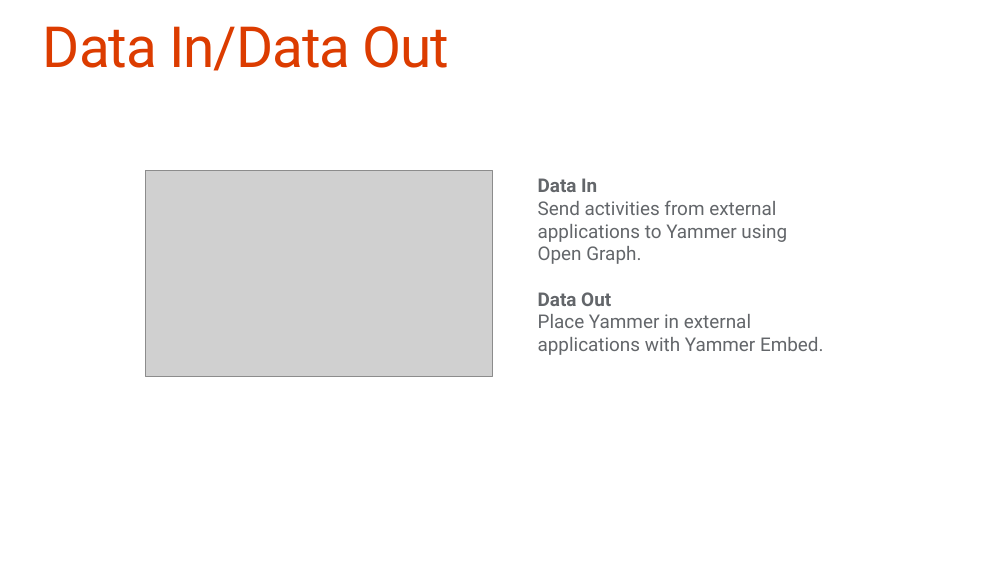
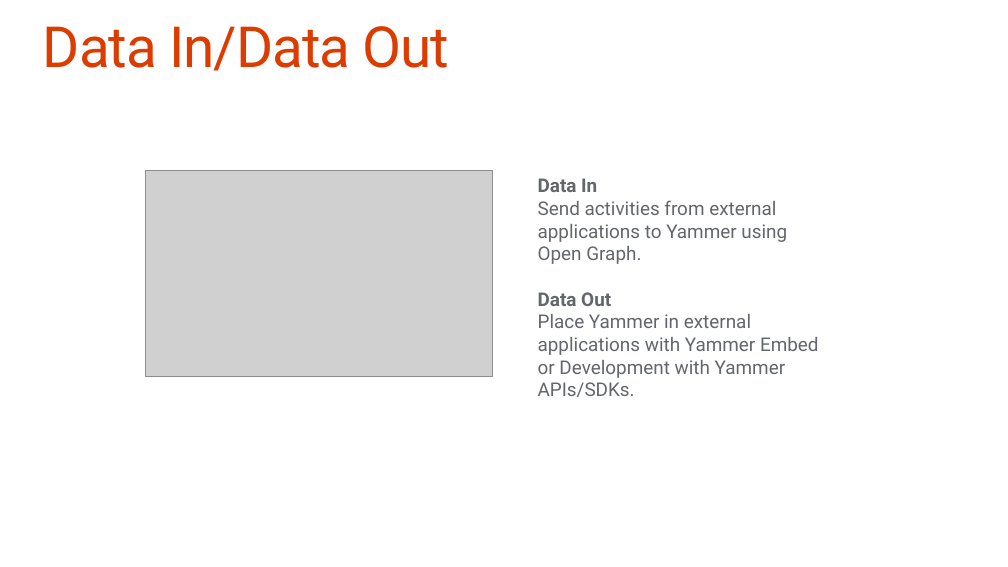
Before and after one commit to OfficeDev/TrainingContent, a slide deck: slide 11 of O3653-5 Deep Dive into Office 365 APIs for Yammer Services/O3653-5 Deep Dive into Office 365 APIs for Yammer Services.pptx (slide 9 before the commit). Drawn at 1008x567 pixels with LibreOffice and Linux fonts; fonts in the diff are those of the drawing; grey boxes stand for pictures. Boxes give left, top, right and bottom in pixels: in the first picture for what was removed or moved away, otherwise in the second. Text is boxed around its words. In the diff, an @@ line names an element or a change of style, - is before the commit and + after.

Commit message:
Updates to Yammer deck
Added a few slides and fixed the embed code to not show application id
(we changed that a few months back)

```diff
--- a/O3653-5 Deep Dive into Office 365 APIs for Yammer Services/O3653-5 Deep Dive into Office 365 APIs for Yammer Services.pptx
+++ b/O3653-5 Deep Dive into Office 365 APIs for Yammer Services/O3653-5 Deep Dive into Office 365 APIs for Yammer Services.pptx
@@ text at bbox=[538, 314, 819, 397]: text changed @@
-Place Yammer in external applications with Yammer Embed.
+Place Yammer in external applications with Yammer Embed or Development with Yammer APIs/SDKs.
```
Also in this commit, not shown: 4 other slides changed, 4 slides added.
